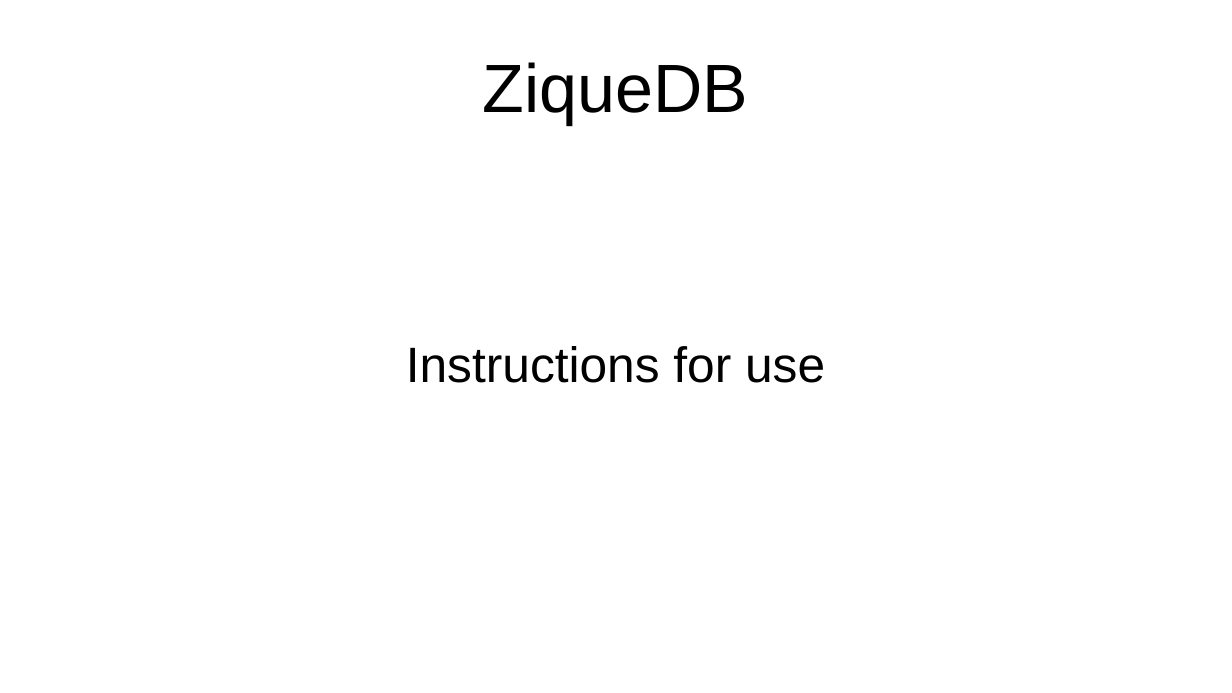
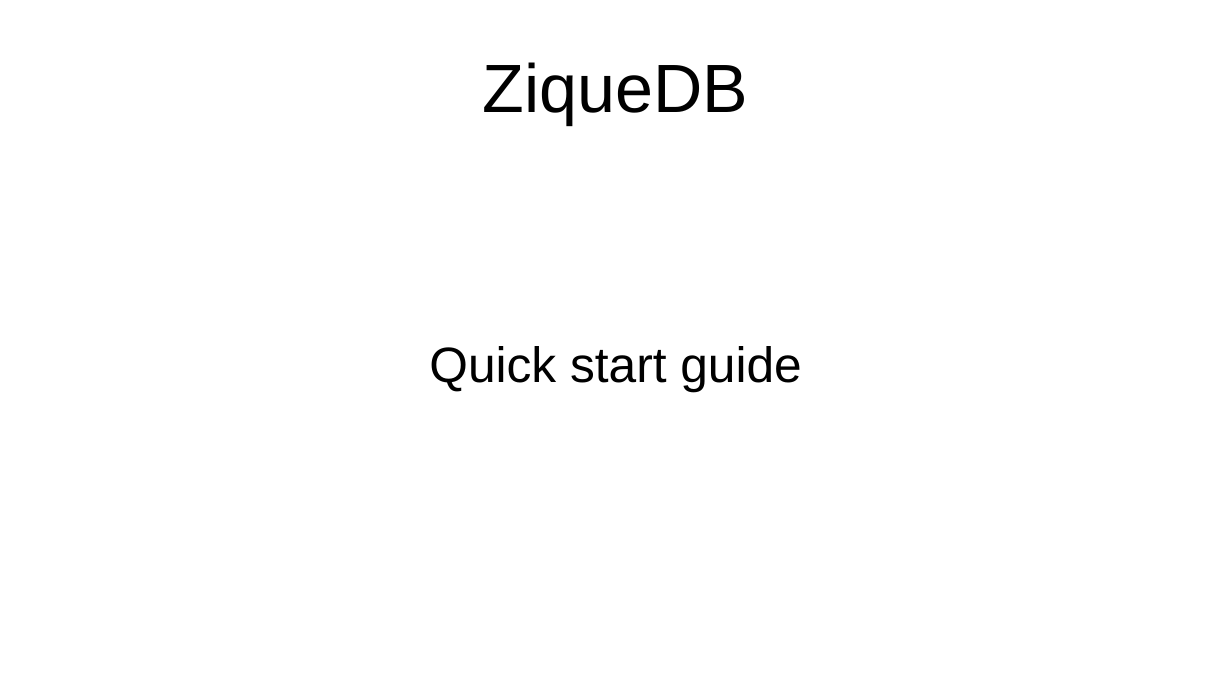
Before and after one commit to py60800/ZiqueDB, a slide deck: slide 1 of doc/Manual.odp. Drawn at 1232x693 pixels with LibreOffice and Linux fonts; fonts in the diff are those of the drawing. Boxes give left, top, right and bottom in pixels: in the first picture for what was removed or moved away, otherwise in the second. Text is boxed around its words. In the diff, an @@ line names an element or a change of style, - is before the commit and + after.

```diff
--- a/doc/Manual.odp
+++ b/doc/Manual.odp
@@ subtitle at (429, 346, 801, 392): text changed @@
-Instructions for use
+Quick start guide
```
Also in this commit, not shown: 1 other file.
